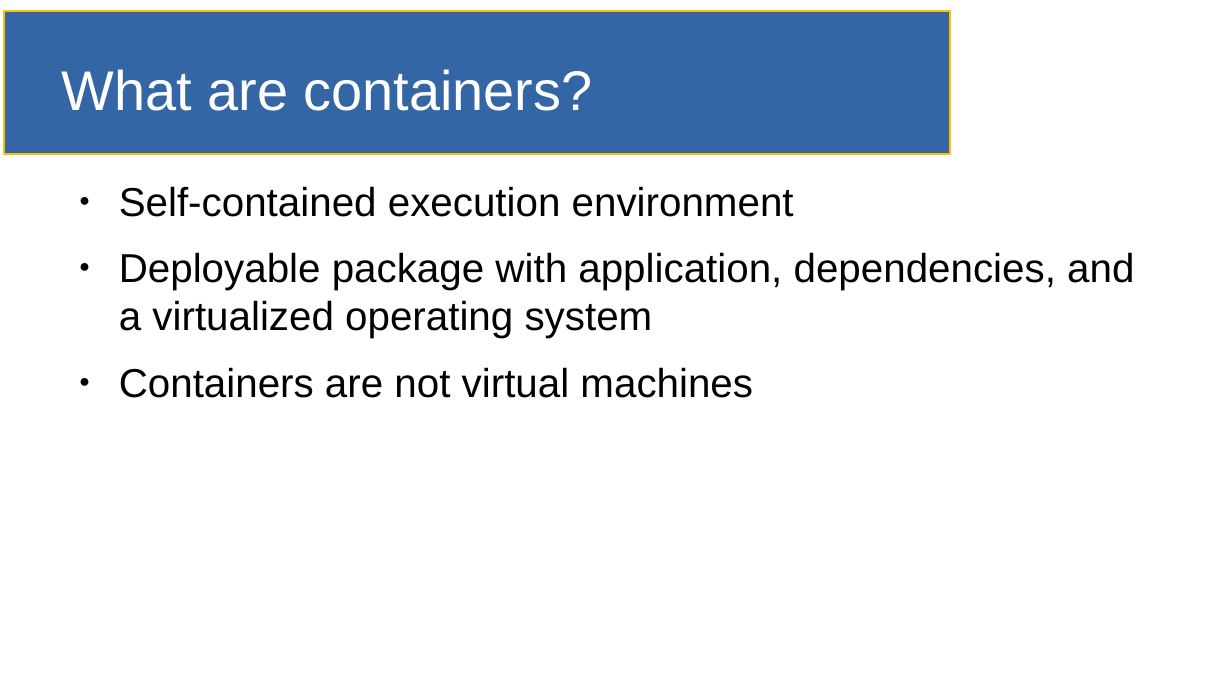
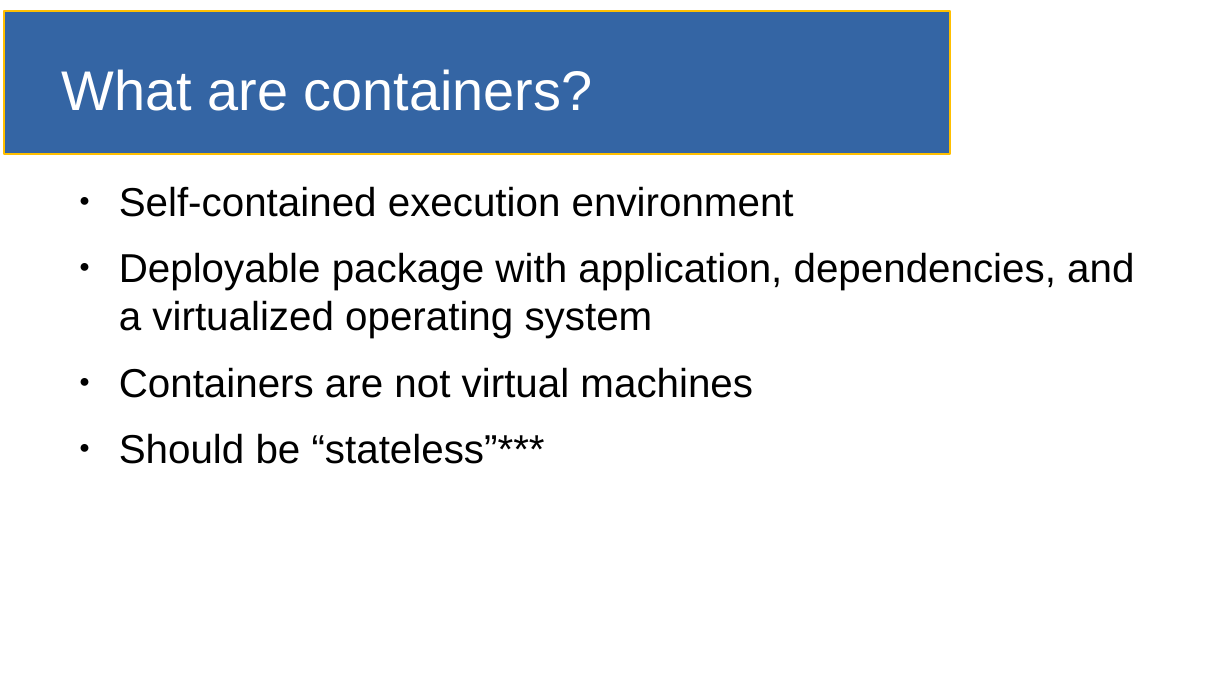
Before and after one commit to SmithE65/Containerizing, a slide deck: slide 2 of doc/slides.odp. Drawn at 1232x693 pixels with LibreOffice and Linux fonts; fonts in the diff are those of the drawing. Boxes give left, top, right and bottom in pixels: in the first picture for what was removed or moved away, otherwise in the second. Text is boxed around its words. In the diff, an @@ line names an element or a change of style, - is before the commit and + after.

```diff
--- a/doc/slides.odp
+++ b/doc/slides.odp
@@ text at bbox=[119, 433, 545, 464]: paragraph added @@
+● Should be “stateless”***
```
Also in this commit, not shown: 2 other slides changed, 10 slides added, 2 slides removed, 1 other file.
